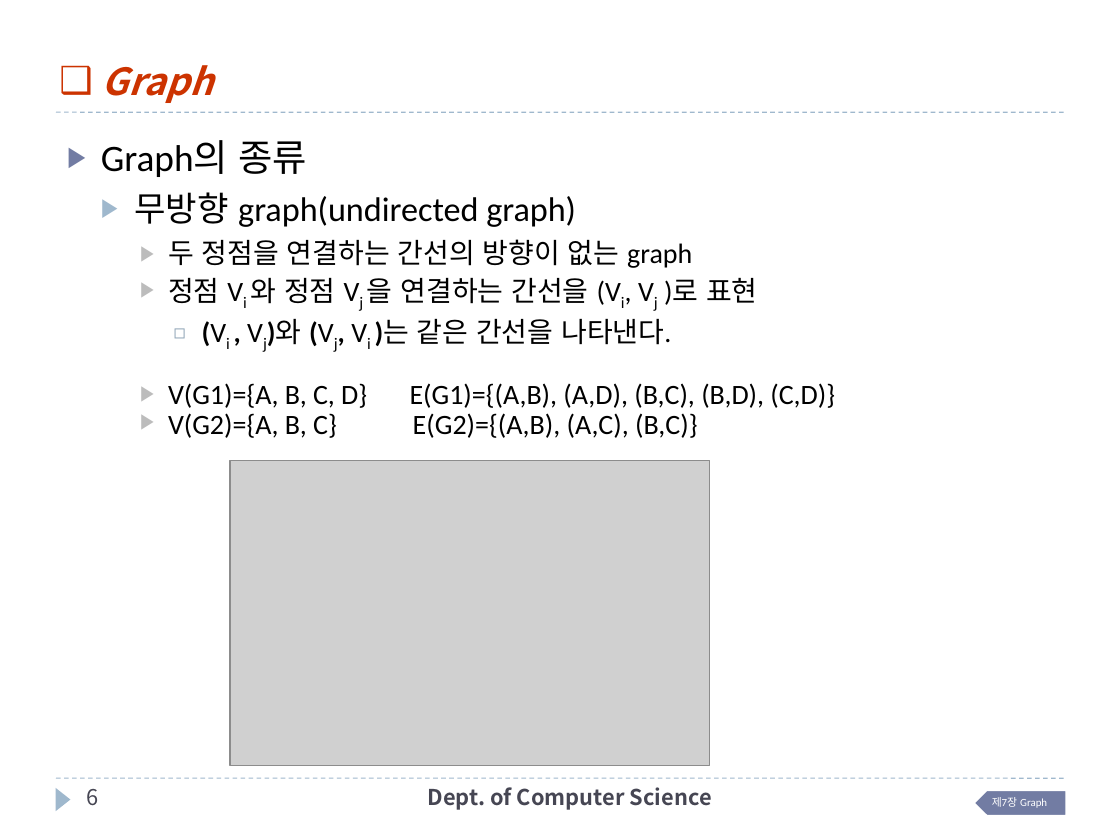
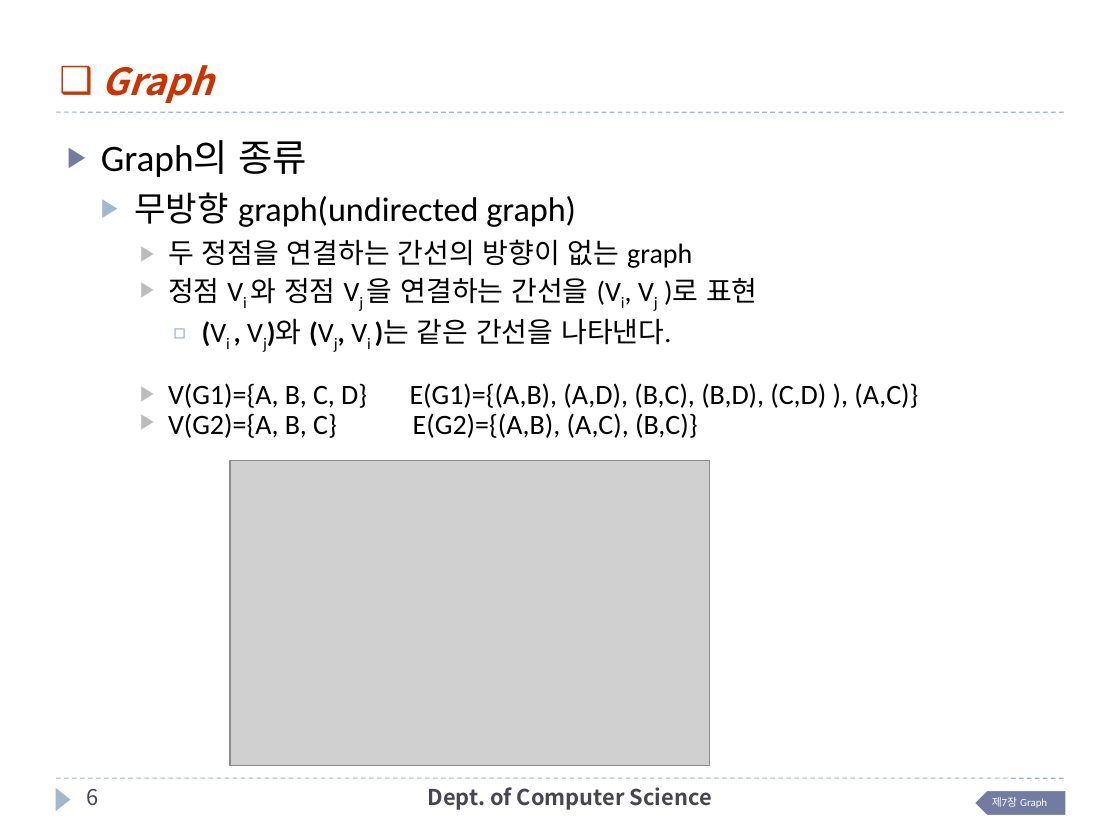
Before and after one commit to seungmin-park/School_datas, a slide deck: slide 6 of 1. 자료구조/수업자료(ppt_pdf)/기말고사/14주차_제7장 그래프(2021_1).pptm. Drawn at 1120x840 pixels with LibreOffice and Linux fonts; fonts in the diff are those of the drawing; grey boxes stand for pictures; background and template pictures are left out. Boxes give left, top, right and bottom in pixels: in the first picture for what was removed or moved away, otherwise in the second. Text is boxed around its words. In the diff, an @@ line names an element or a change of style, - is before the commit and + after.

```diff
--- a/1. 자료구조/수업자료(ppt_pdf)/기말고사/14주차_제7장 그래프(2021_1).pptm
+++ b/1. 자료구조/수업자료(ppt_pdf)/기말고사/14주차_제7장 그래프(2021_1).pptm
@@ text at (x1=168, y1=383, x2=918, y2=408): text changed @@
-    ▶ V(G1)={A, B, C, D} E(G1)={(A,B), (A,D), (B,C), (B,D), (C,D)}
+    ▶ V(G1)={A, B, C, D} E(G1)={(A,B), (A,D), (B,C), (B,D), (C,D) ), (A,C)}
```
Also in this commit, not shown: 2 other files.
